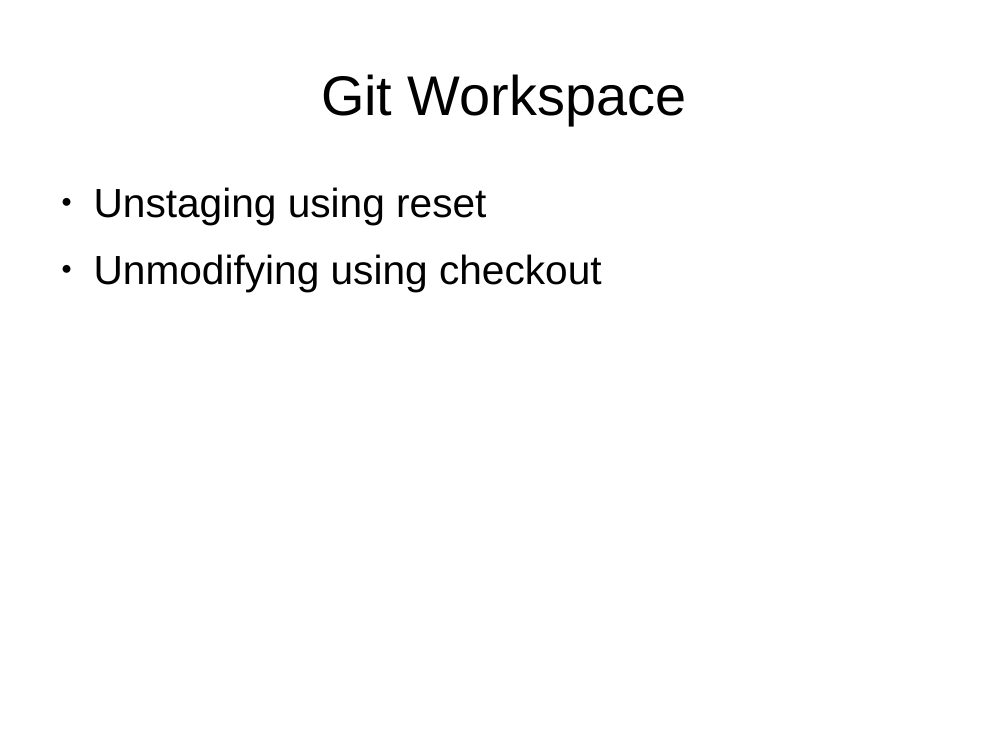
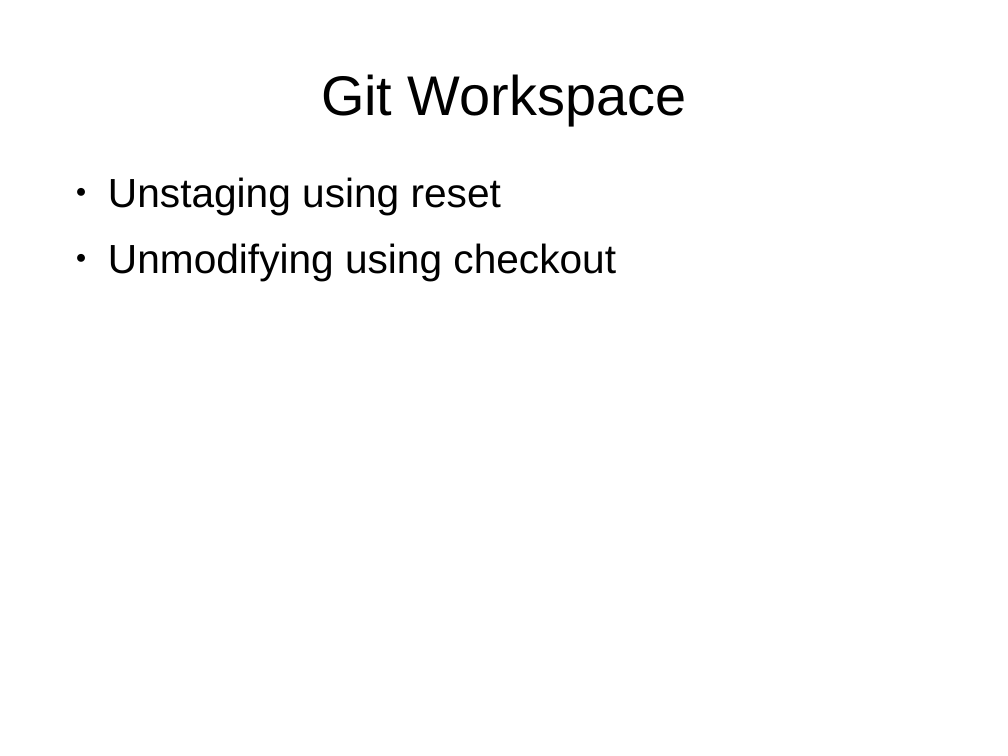
Before and after one commit to fosscell/gitworkshop, a slide deck: slide 12 of git.odp. Drawn at 1008x756 pixels with LibreOffice and Linux fonts; fonts in the diff are those of the drawing. Boxes give left, top, right and bottom in pixels: in the first picture for what was removed or moved away, otherwise in the second. Text is boxed around its words. In the diff, an @@ line names an element or a change of style, - is before the commit and + after.

```diff
--- a/git.odp
+++ b/git.odp
@@ text "Unstaging using reset" moved from (x1=94, y1=187, x2=602, y2=292) to (x1=108, y1=177, x2=616, y2=281) @@
```
Also in this commit, not shown: 1 other slide changed, 2 slides added, 2 slides removed.
